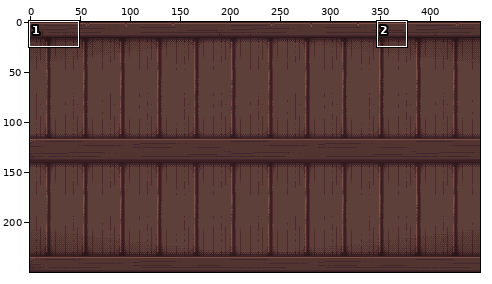
A sprite sheet gets an edit: images/slideshow/bg1.png. The picture above shows the old version from afar; the outline marks the close-up.
Close-up. As it was:
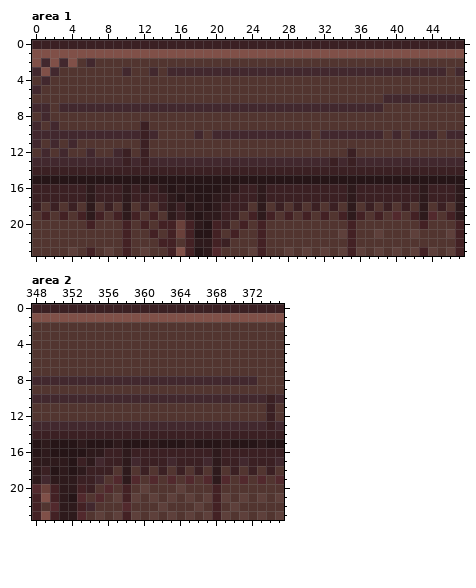
The file is 450x250 pixels. Colours within 5 levels of each other are drawn and written as one. Shown: area 1: x 0..47, y 0..23; area 2: x 348..375, y 0..23. The commit also changed other parts of the picture, which this record leaves out.
Once edited:
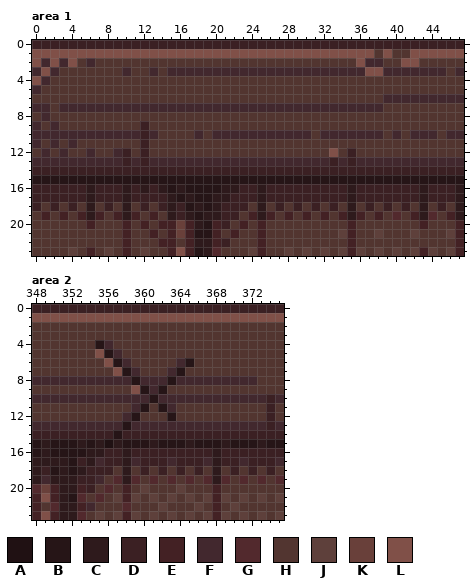
Palette (. is transparent): A #201113  B #261517  C #2e1a1c  D #3b2023  E #432124  F #42282e  G #52292d  H #523530  J #5e403b  K #69403a  L #805048
Edits made:
--- area 1
@@ x 0..47 @@
  0 DDDDDDDDDDDDDDDDDDDDDDDDDDDDDDDDDDDDDDDDDDDDDDDD
- 1 LLLLLLLLLLLLLLLLLLLLLLLLLLLLLLLLLLLLLLLLLLLLLLLL
- 2 LFLFLHFHHHHHHHHHHHHHHHHHHHHHHHHHHHHHHHHHHHHHHHHH
- 3 FLFHHHHHHHFHHFHFFFFFFFFFFFFFFFFFFFFFFFFFFFFFFFHF
- 4 HFHHHHHHHHHHHHHHHHHHHHHHHHHHHHHHHHHHHHHHHHHHHHHH
+ 1 LLLLLLLLLLLLLLLLLLLLLLLLLLLLLLLLLLLLLLHLHHLLLLLL
+ 2 LFLFLHFHHHHHHHHHHHHHHHHHHHHHHHHHHHHHLFFHHLLHHHHH
+ 3 FLFHHHHHHHFHHFHFFFFFFFFFFFFFFFFFFFFFFLLFFFFFFFHF
+ 4 LFHHHHHHHHHHHHHHHHHHHHHHHHHHHHHHHHHHHHHHHHHHHHHH
  5 FHHHHHHHHHHHHHHHHHHHHHHHHHHHHHHHHHHHHHHHHHHHHHHH
@@ x 31..35 @@
 11 HHHHH
-12 HHHHD
+12 HHLHD
 13 FFDFD
--- area 2
@@ x 353..367 @@
  3 HHHHHHHHHHHHHHH
- 4 HHHHHHHHHHHHHHH
- 5 HHHHHHHHHHHHHHH
- 6 HHHHHHHHHHHHHHH
- 7 HHHHHHHHHHHHHHH
- 8 FFFFFFFFFFFFFFF
- 9 HHHHHHHHHHHHHHH
-10 FFFFFFFFFFFFFFF
-11 HHHHHHHHHHHHHHH
-12 HHHHHHHHHHHHHHH
-13 FFFFFFFFFFFFFFF
-14 DDDDDDDDDDDDDDD
-15 CBBBCBBBCBBBCBB
+ 4 HHBFHHHHHHHHHHH
+ 5 HHLBFHHHHHHHHHH
+ 6 HHHLBFHHHHHFBHH
+ 7 HHHHLBFHHHFBHHH
+ 8 FFFFFFBFFFBFFFF
+ 9 HHHHHHLBFBHHHHH
+10 FFFFFFFFBFFFFFF
+11 HHHHHHFBHBFHHHH
+12 HHHHHFBHHHBHHHH
+13 FFFFFBFFFFFFFFF
+14 DDDDBDDDDDDDDDD
+15 CBCACBBBCBBBCBB
 16 BCCDDCDDDDDDDDD
Where, in picture pixels (left, top, right, bottom), the same in both close-ups:
changed: (356, 49, 419, 76)
changed: (32, 76, 41, 85)
changed: (329, 148, 338, 157)
changed: (95, 340, 194, 448)
